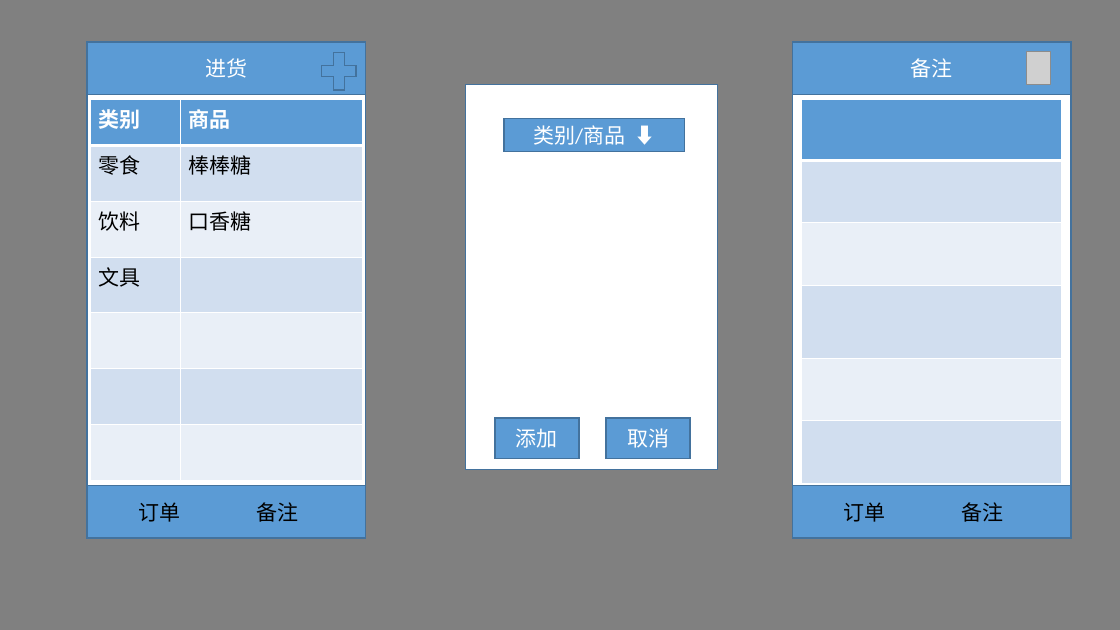
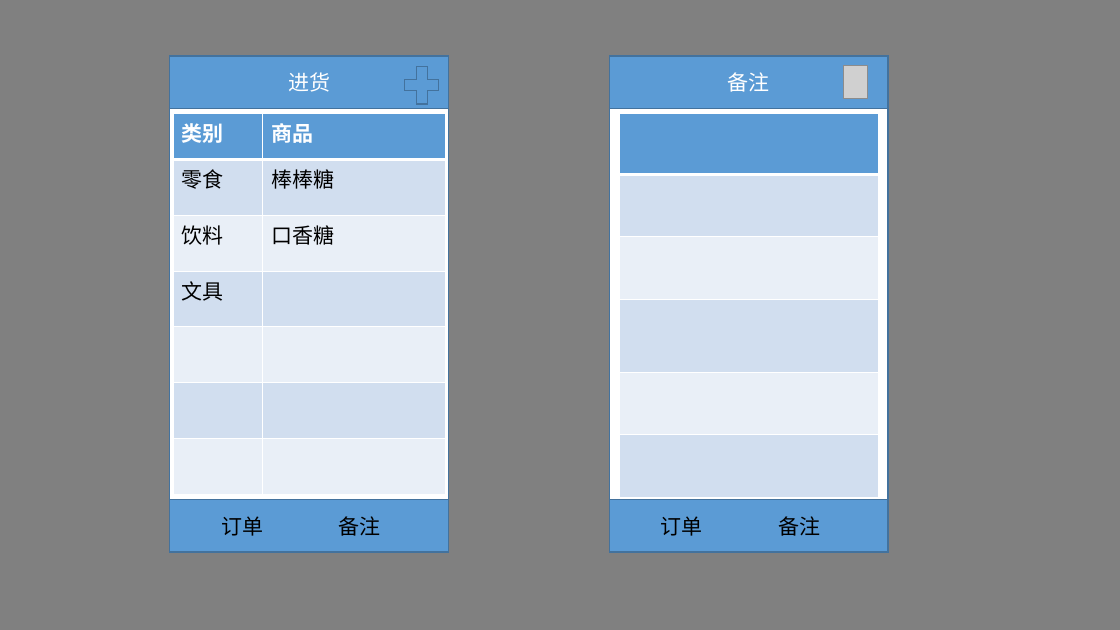
Before and after one commit to zhiyuanFan/PurchaseNote, a slide deck: slide 1 of PurchaseNote/Document/develop.pptx. Drawn at 1120x630 pixels with LibreOffice and Linux fonts; fonts in the diff are those of the drawing; grey boxes stand for pictures. Boxes give left, top, right and bottom in pixels: in the first picture for what was removed or moved away, otherwise in the second. Text is boxed around its words. In the diff, an @@ line names an element or a change of style, - is before the commit and + after.

```diff
--- a/PurchaseNote/Document/develop.pptx
+++ b/PurchaseNote/Document/develop.pptx
@@ 3 rectangles, 2 texts, 1 plus sign: place and size @@
-3 rectangles, 2 texts, 1 plus sign at <box>87,42,366,539</box>
+3 rectangles, 2 texts, 1 plus sign at <box>170,56,449,553</box>
@@ rectangle removed at <box>465,85,718,470</box> @@
@@ table: place and size @@
-table at <box>91,99,363,481</box>
+table at <box>173,113,445,495</box>
@@ rectangle removed at <box>504,118,685,151</box> @@
-类别/商品 ⬇️
@@ rectangle removed at <box>495,418,579,459</box> @@
-添加
@@ rectangle removed at <box>607,418,691,459</box> @@
-取消
@@ 3 rectangles, 1 picture, 1 text, 1 table: place and size @@
-3 rectangles, 1 picture, 1 text, 1 table at <box>792,42,1071,539</box>
+3 rectangles, 1 picture, 1 text, 1 table at <box>609,56,888,553</box>
@@ text "订单": place and size @@
-text "订单" at <box>844,502,886,522</box>
+text "订单" at <box>661,516,703,536</box>
```
Also in this commit, not shown: 1 slide added, 22 other files.
